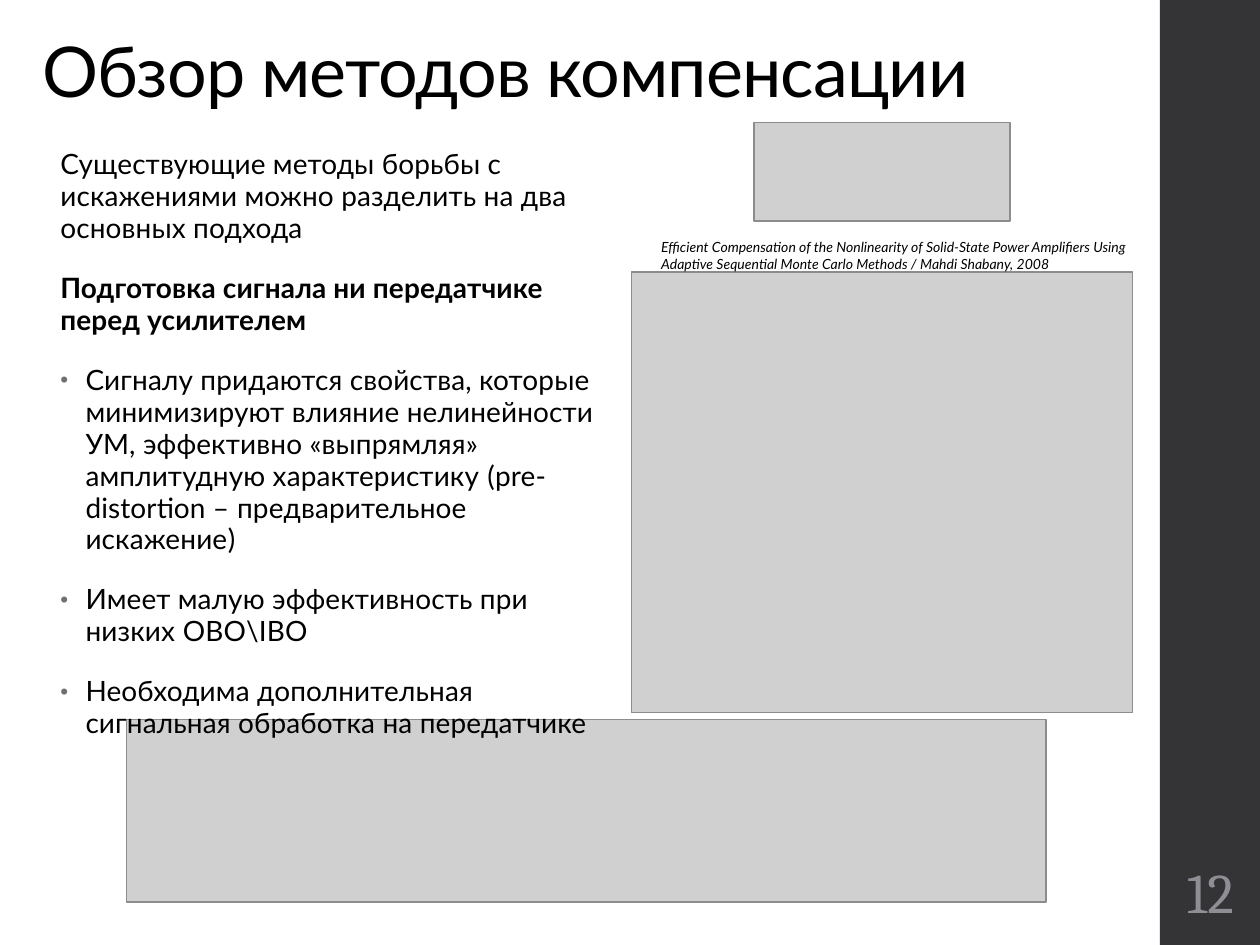
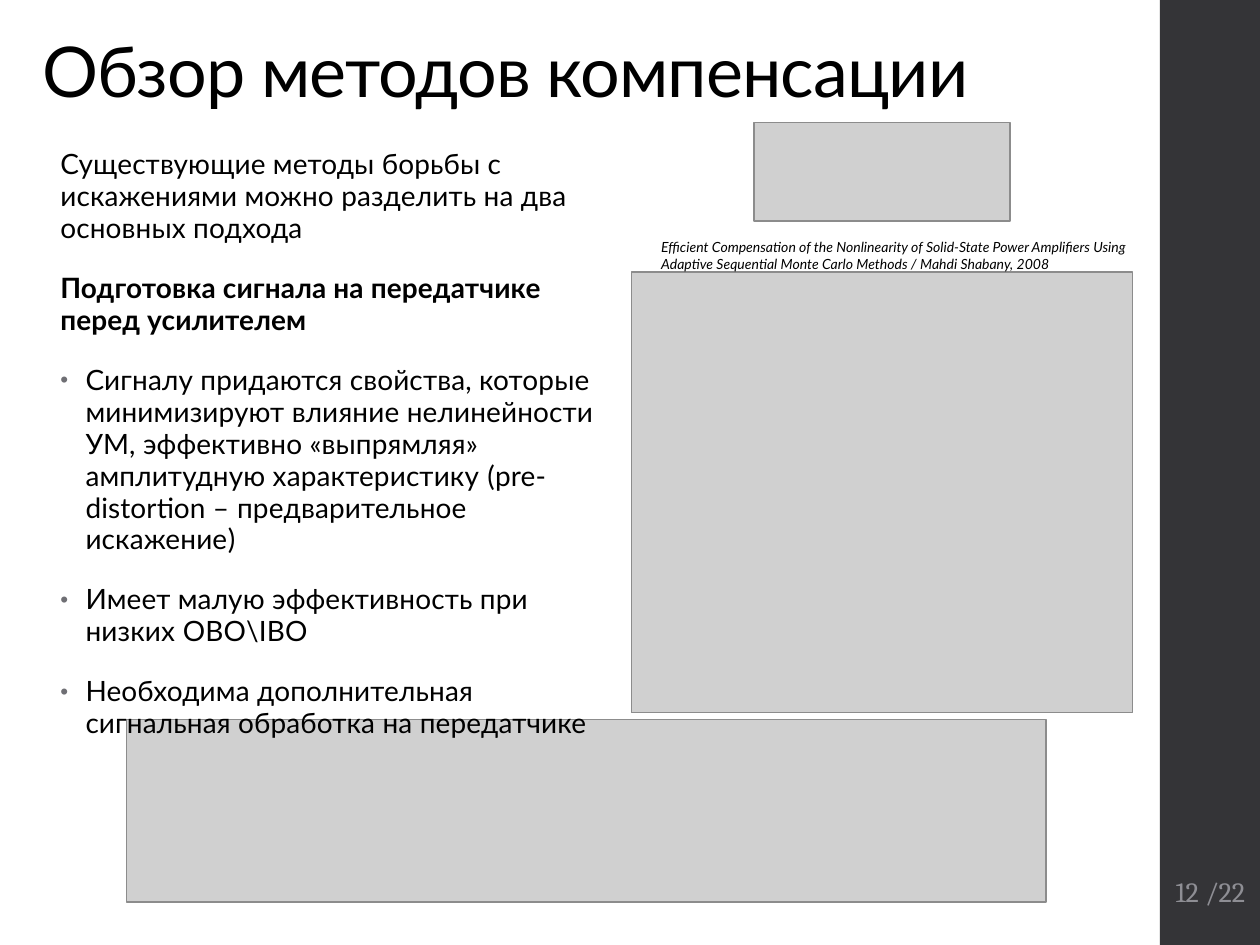
Before and after one commit to kannab98/graduation-paper, a slide deck: slide 12 of Presentation.pptx. Drawn at 1260x945 pixels with LibreOffice and Linux fonts; fonts in the diff are those of the drawing; grey boxes stand for pictures. Boxes give left, top, right and bottom in pixels: in the first picture for what was removed or moved away, otherwise in the second. Text is boxed around its words. In the diff, an @@ line names an element or a change of style, - is before the commit and + after.

```diff
--- a/Presentation.pptx
+++ b/Presentation.pptx
@@ text at (60,277,541,335): text changed @@
-Подготовка сигнала ни передатчике перед усилителем
+Подготовка сигнала на передатчике перед усилителем
@@ page number at (1176,883,1245,906): text changed; size 32 to 16 pt @@
-12
+12 /22
```
Also in this commit, not shown: 11 other slides changed, 1 slide added, 1 other file.
